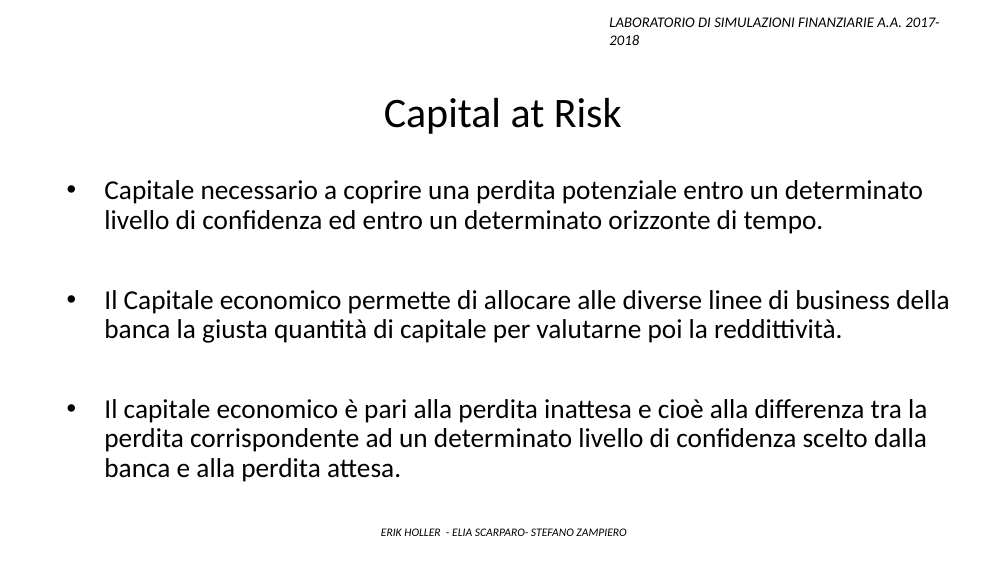
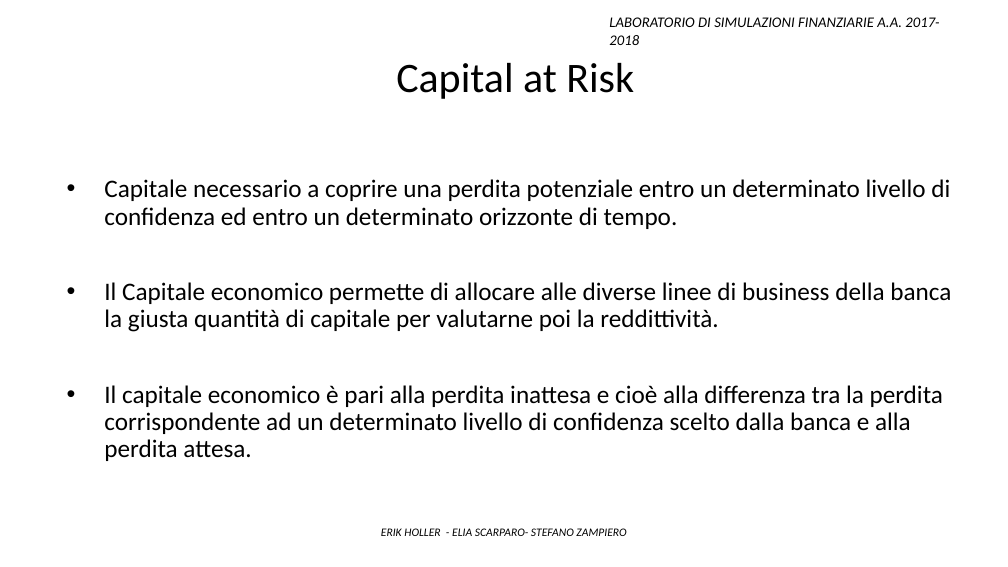
Before and after one commit to Stegirsanov/Laboratorio-di-simulazioni-finanziarie-project, a slide deck: slide 16 of Presentazione_finale.pptx (slide 18 before the commit). Drawn at 1008x567 pixels with LibreOffice and Linux fonts; fonts in the diff are those of the drawing. Boxes give left, top, right and bottom in pixels: in the first picture for what was removed or moved away, otherwise in the second. Text is boxed around its words. In the diff, an @@ line names an element or a change of style, - is before the commit and + after.

```diff
--- a/Presentazione_finale.pptx
+++ b/Presentazione_finale.pptx
@@ text "Capital at Risk": place and size @@
-text "Capital at Risk" at (384,98,622,134)
+text "Capital at Risk" at (396,63,634,99)
@@ text "Capitale necessario a coprire una ..." at (104,179,951,461): size 26 to 24 pt @@
```
Also in this commit, not shown: 15 other slides changed, 6 slides added, 2 slides removed, 3 other files.
